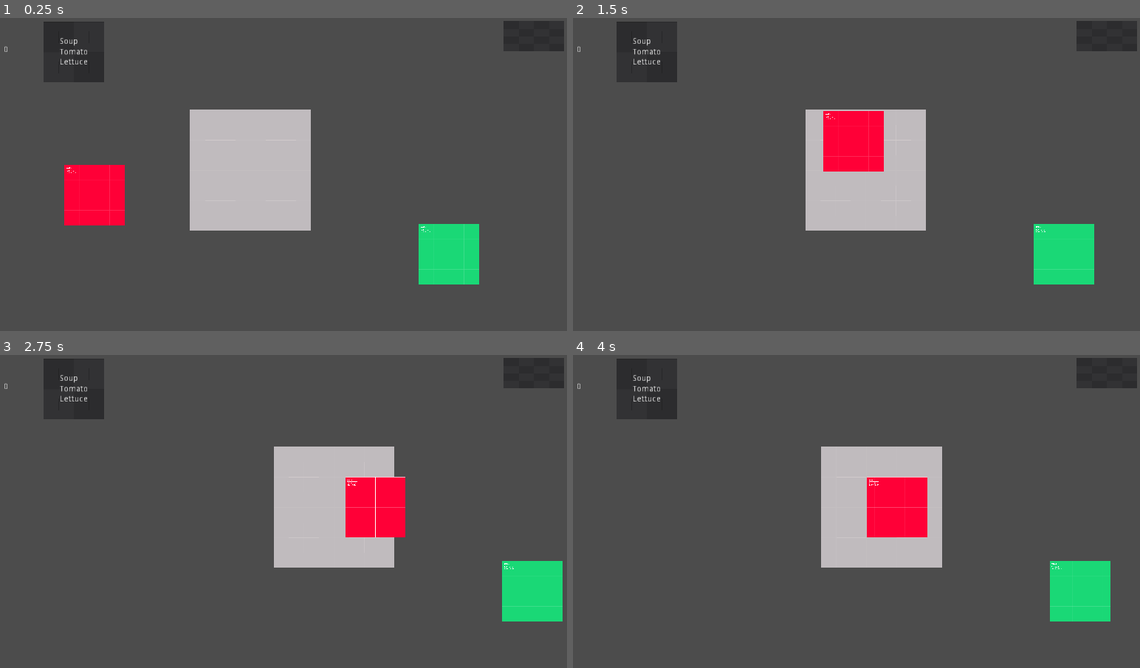
Above: before the commit, frames 1-4 (two rows, left to right).
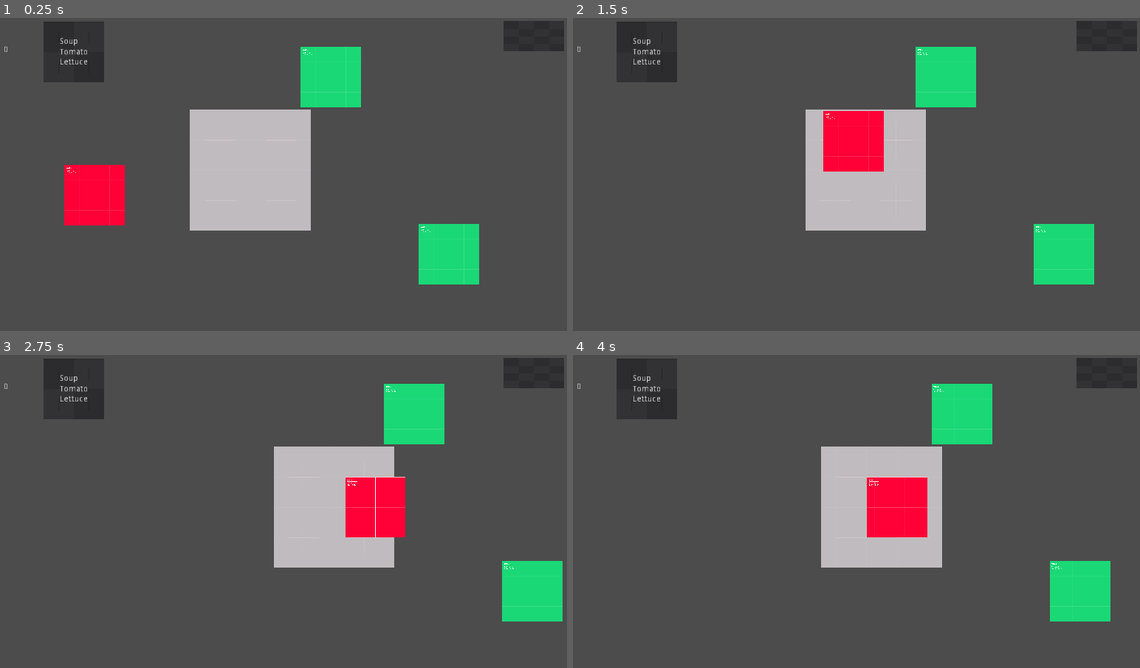
Above: after the commit, the same moments.

Repository: stewchan/kitchen
Game: Godot game, scene res://world/World.tscn
Two runs of this game, one before a commit and one after it. Both use one fixed random seed, a clock stepped at 60 frames per second and the inputs below. This scene is started directly instead of the project's main scene.
Inputs (mouse positions are in pixels of both pictures, inside the frame that each line leads up to):
- Up to frame 1 (0.25 s): no input
- Up to frame 2 (1.5 s): tap Enter at 0.5 s; move the mouse to (975, 161) at 0.52 s; hold Right (ui_right) 0.53-1.25 s; click (975, 161) at 0.67 s; drag from (726, 193) to (1105, 36) at 1.27 s
- Up to frame 3 (2.75 s): tap Space at 2 s; move the mouse to (328, 445) at 2.02 s; hold Right (ui_right) from 2.03 s (still down)
- Up to frame 4 (4 s): release Right (ui_right) at 2.75 s; drag from (816, 577) to (907, 508) at 2.77 s; tap Enter at 3.5 s; move the mouse to (1020, 561) at 3.52 s; hold Left (ui_left) from 3.53 s (still down)

The runs differ from the first frame. In frame 1, 2.1% of the frame differs, in the area x 52-64%, y 9-29%; in frame 2, 2.1%; in frame 3, 2.1%; in frame 4, 2.1%.
Error in both runs: Invalid get index '3' (on base: 'Array'). (res://network/Network.gd:18)

Commit message:
Allow only 1 of each type of ingredient on plate

Diff:
--- a/kitchen/draggable/ingredient/Ingredient.gd
+++ b/kitchen/draggable/ingredient/Ingredient.gd
@@ -42,8 +42,13 @@
 	ing.ingredient_name = self.ingredient_name
 	ing.get_node("CollisionShape2D").set_deferred("disabled", true)
 	ing.get_node("Hitbox/CollisionShape2D").set_deferred("disabled", true)
+	ing.name = ingredient_name
 #	ing.set_texture()
 	return ing
+
+
+func same_as(other: Ingredient) -> bool:
+	return get_name() == other.get_name()
 
 
 func _on_Hitbox_body_entered(body: Node) -> void:
--- a/kitchen/draggable/plate/Plate.gd
+++ b/kitchen/draggable/plate/Plate.gd
@@ -18,6 +18,10 @@
 
 func combine(ingredient: Ingredient):
 	# TODO: Loop through ingredients to combine them
+	# Only allow 1 type of each ingredient on plate
+	for ing in ingredients.get_children():
+		if ing.same_as(ingredient):
+			return
 	var ing = ingredient.process_and_clone()
 	ingredient.queue_free()
 	ingredients.call_deferred("add_child", ing)
--- a/kitchen/servery/dish/Dish.gd
+++ b/kitchen/servery/dish/Dish.gd
@@ -3,7 +3,7 @@
 
 
 var ingredients = ["tomato"] setget set_ingredients, get_ingredients
-var dish_name = "Soup"
+var dish_name = "empty"
 
 
 func get_name() -> String:
--- a/world/World.gd
+++ b/world/World.gd
@@ -15,6 +15,7 @@
 
 func _ready() -> void:
 	servery.connect("served", self, "on_dish_served")
+
 	var ingredient1 = IngredientScene.instance()
 	ingredient1.set_name("tomato")
 	ingredient1.position = Vector2(200, 300)
@@ -24,6 +25,11 @@
 	ingredient2.set_name("lettuce")
 	ingredient2.position = Vector2(800,400)
 	add_child(ingredient2)
+
+	var ingredient3 = IngredientScene.instance()
+	ingredient3.set_name("lettuce")
+	ingredient3.position = Vector2(600,100)
+	add_child(ingredient3)
 
 
 func start_game() -> void:
